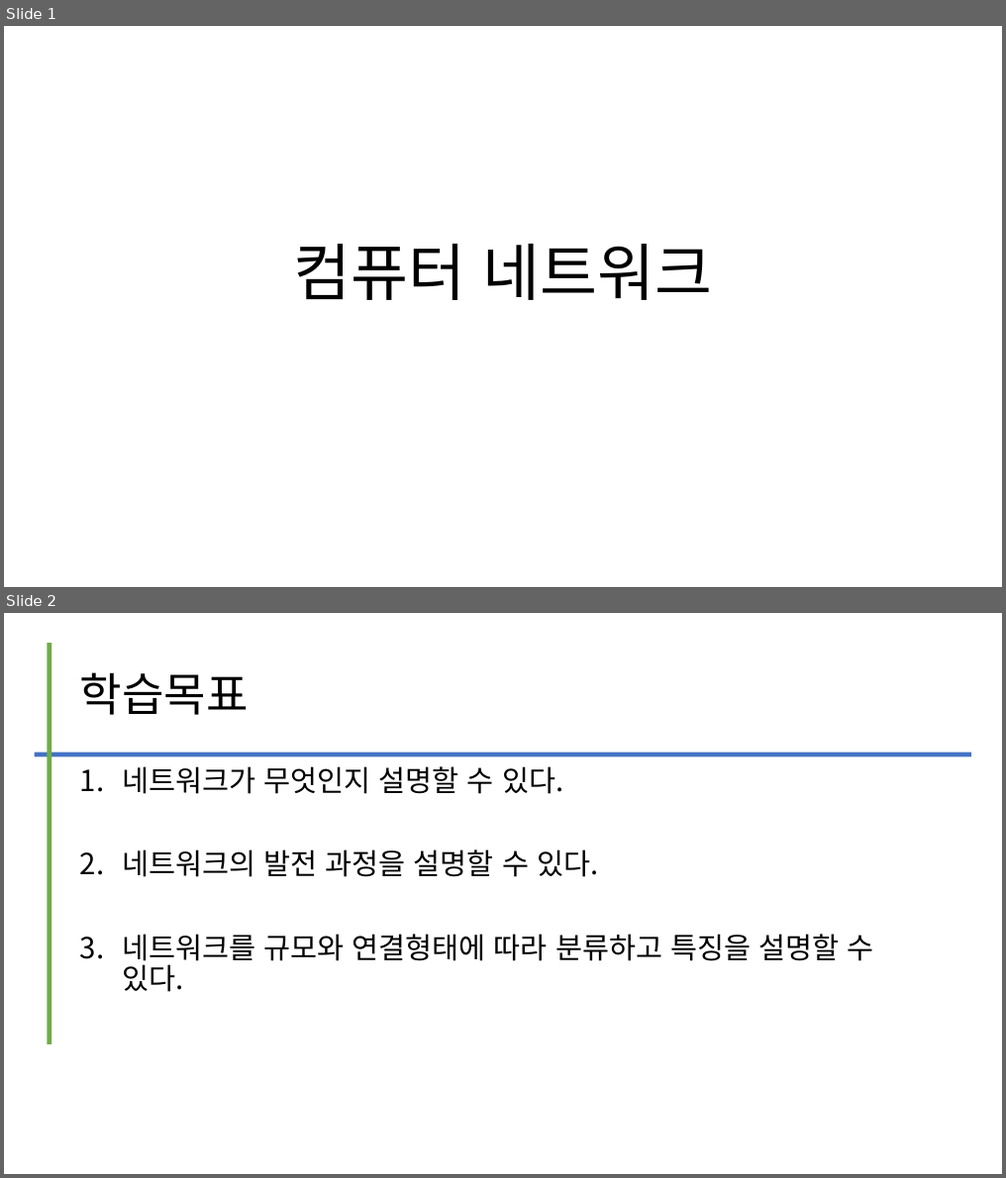
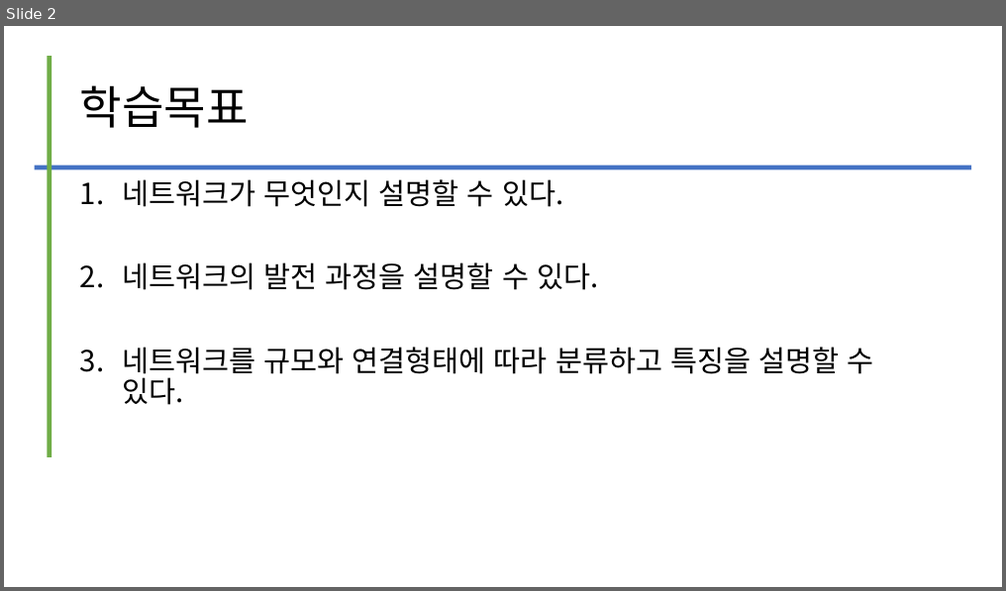
Before and after one commit to kig2929kig/2025-1-network, a slide deck: 컴퓨터 네트워크 - I. 네트워크의 이해.ppt. Shown one above the other, each under a label of ours: slides 1 and 2 before the commit, slide 2 after it. The pictures are 1006x1178 and 1006x591 pixels, drawn with LibreOffice and Linux fonts; fonts in the diff are those of the drawing. Boxes give left, top, right and bottom in pixels: in the first picture for what was removed or moved away, otherwise in the second. Text is boxed around its words. In the diff, an @@ line names an element or a change of style, - is before the commit and + after.

```diff
--- a/컴퓨터 네트워크 - I. 네트워크의 이해.ppt
+++ b/컴퓨터 네트워크 - I. 네트워크의 이해.ppt
@@ slide 1 removed at bbox=[4, 26, 1002, 587], background #FFFFFF @@
@@ title removed at bbox=[293, 244, 713, 300] @@
-컴퓨터 네트워크
```
Also in this commit, not shown: 13 slides added, 2 other slides removed.
